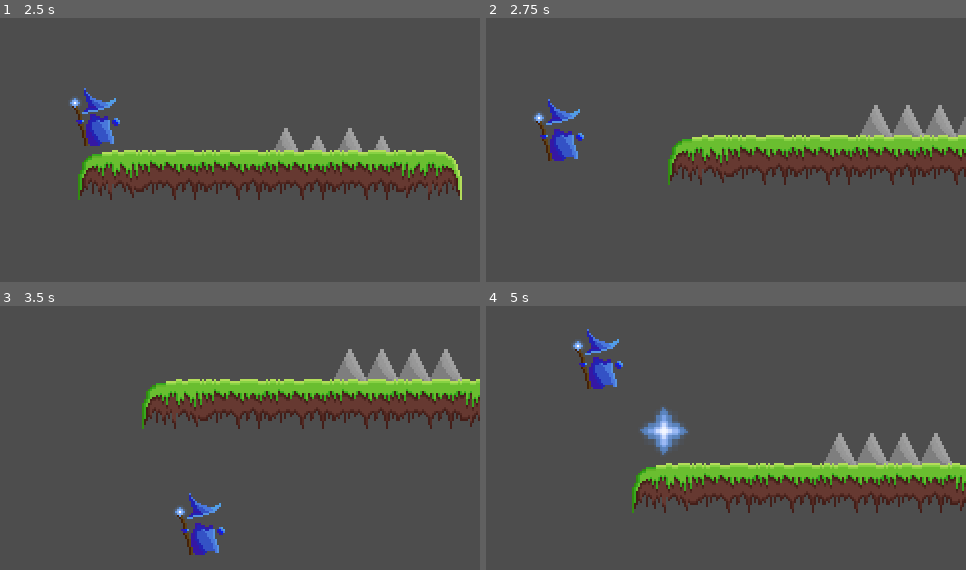
Above: before the commit, frames 1-4 (two rows, left to right).
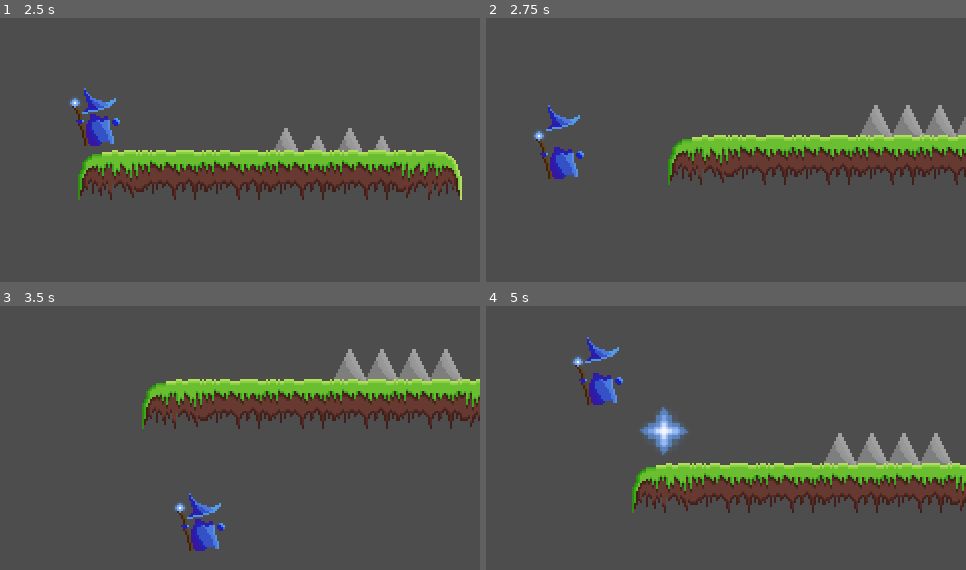
Above: after the commit, the same moments.

Repository: morganlabs-college/barrys-adventure
Game: Godot game, scene res://levels/main.tscn
Two runs of this game, one before a commit and one after it. Both use one fixed random seed, a clock stepped at 60 frames per second and the inputs below.
Inputs:
- Up to frame 1 (2.5 s): hold Shift (Sprint) 0.53-1.28 s; hold Right (Right) 0.53-2.03 s; tap Space (Jump) at 0.77, 1.52 s; tap Shift (Sprint) at 1.35 s; hold Left (Left) from 2.03 s (still down); hold Shift (Sprint) from 2.03 s (still down)
- Up to frame 2 (2.75 s): keep holding Left (Left); keep holding Shift (Sprint)
- Up to frame 3 (3.5 s): release Left (Left) at 2.78 s; release Shift (Sprint) at 2.78 s; hold Right (Right) from 2.78 s (still down); tap Shift (Sprint) at 2.85 s; tap Space (Jump) at 3.02 s
- Up to frame 4 (5 s): hold Shift (Sprint) 3.53-4.28 s; tap Space (Jump) at 3.77, 4.52 s; release Right (Right) at 4.28 s; hold Left (Left) from 4.28 s (still down); tap Shift (Sprint) at 4.35 s

Frame 1 is identical in both runs. In frame 2, 1.7% of the frame differs, in the area x 10-21%, y 30-61%; in frame 3, 0.6%; in frame 4, 1.6%.

Commit message:
fix: smooth out rising and falling animations

Diff:
--- a/src/components/player/movement.gd
+++ b/src/components/player/movement.gd
@@ -8,6 +8,9 @@
 const JUMP_TIME_DESCENT := 0.3
 
 var has_double_jumped := false
+
+var is_already_rising := false
+var is_already_falling := false
 
 @onready var sprite = $AnimatedSprite2D
 
@@ -56,10 +59,16 @@
 
 func handle_animation():
 	if !is_on_floor() && velocity.y < 0:
-		sprite.play("rising")
+		if is_already_rising:
+			sprite.play("rising")
+		is_already_rising = true
 		return
 	if !is_on_floor() && velocity.y > 0:
-		sprite.play("falling")
+		if !is_already_falling:
+			sprite.play("falling")
+		is_already_falling = true
 		return
 
 	sprite.play("running")
+	is_already_falling = false
+	is_already_rising = false
--- a/src/components/player/player.tscn
+++ b/src/components/player/player.tscn
@@ -80,9 +80,9 @@
 "duration": 1.0,
 "texture": SubResource("AtlasTexture_pcqtn")
 }],
-"loop": true,
+"loop": false,
 "name": &"falling",
-"speed": 10.0
+"speed": 30.0
 }, {
 "frames": [{
 "duration": 1.0,
@@ -97,9 +97,9 @@
 "duration": 1.0,
 "texture": SubResource("AtlasTexture_6qlny")
 }],
-"loop": true,
+"loop": false,
 "name": &"rising",
-"speed": 10.0
+"speed": 15.0
 }, {
 "frames": [{
 "duration": 1.0,
@@ -132,7 +132,7 @@
 [node name="AnimatedSprite2D" type="AnimatedSprite2D" parent="."]
 position = Vector2(0, 8)
 sprite_frames = SubResource("SpriteFrames_vnylc")
-animation = &"running"
+animation = &"falling"
 autoplay = "running"
 
 [node name="CollisionShape2D" type="CollisionShape2D" parent="."]
